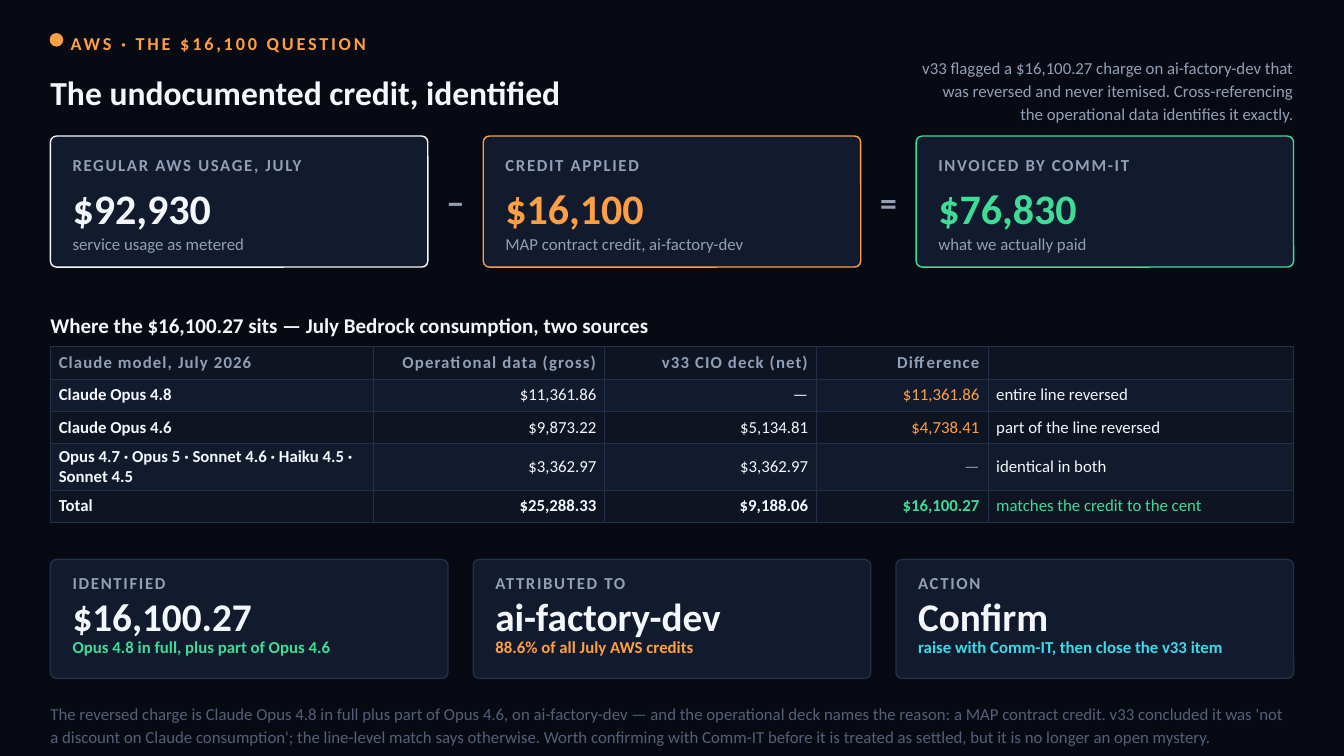
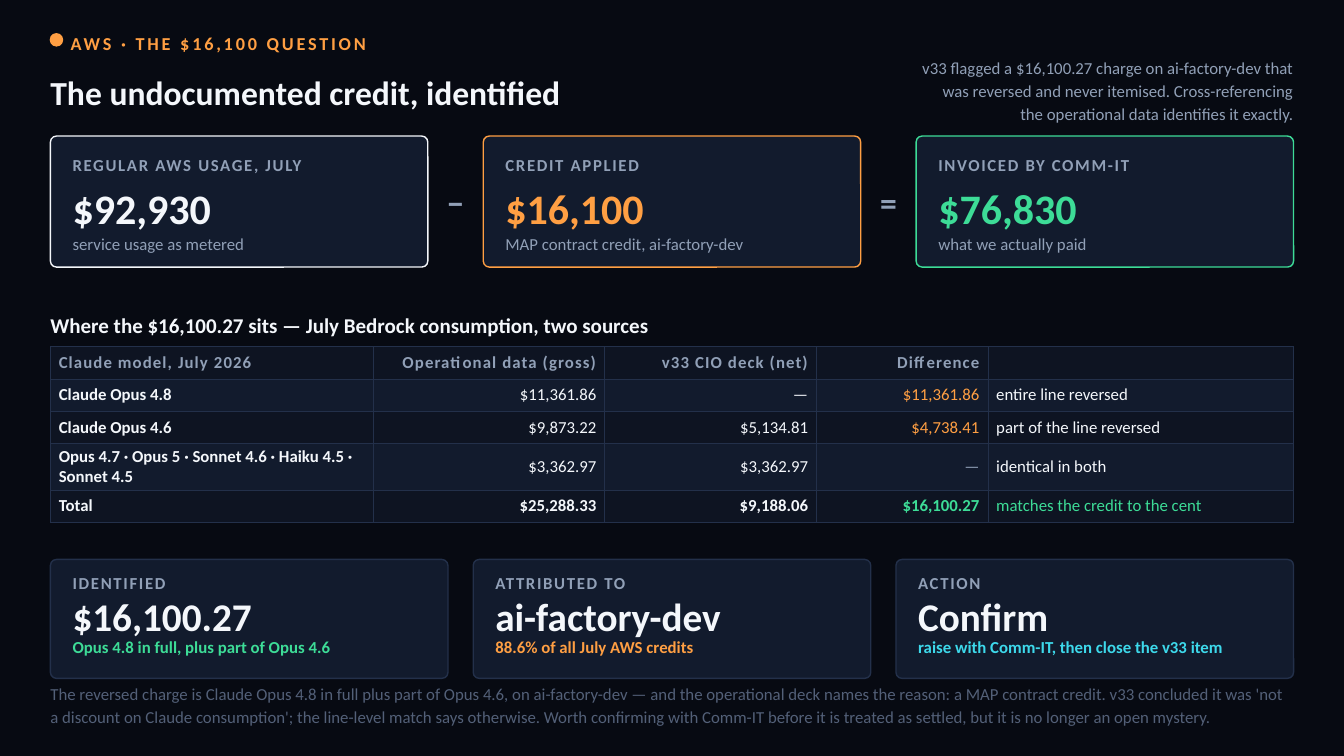
Before and after one commit to arielga5-code/Finops, a slide deck: slide 9 of deck/Harel_Cloud_Cost_CIO_v34.pptx (slide 8 before the commit). Drawn at 1344x756 pixels with LibreOffice and Linux fonts; fonts in the diff are those of the drawing. Boxes give left, top, right and bottom in pixels: in the first picture for what was removed or moved away, otherwise in the second. Text is boxed around its words. In the diff, an @@ line names an element or a change of style, - is before the commit and + after.

```diff
--- a/deck/Harel_Cloud_Cost_CIO_v34.pptx
+++ b/deck/Harel_Cloud_Cost_CIO_v34.pptx
@@ text "The reversed charge is Claude ...": place and size @@
-text "The reversed charge is Claude ..." at [50,708,1283,746]
+text "The reversed charge is Claude ..." at [50,688,1283,726]
```
Also in this commit, not shown: 18 other slides changed, 1 slide added, 4 other files.
